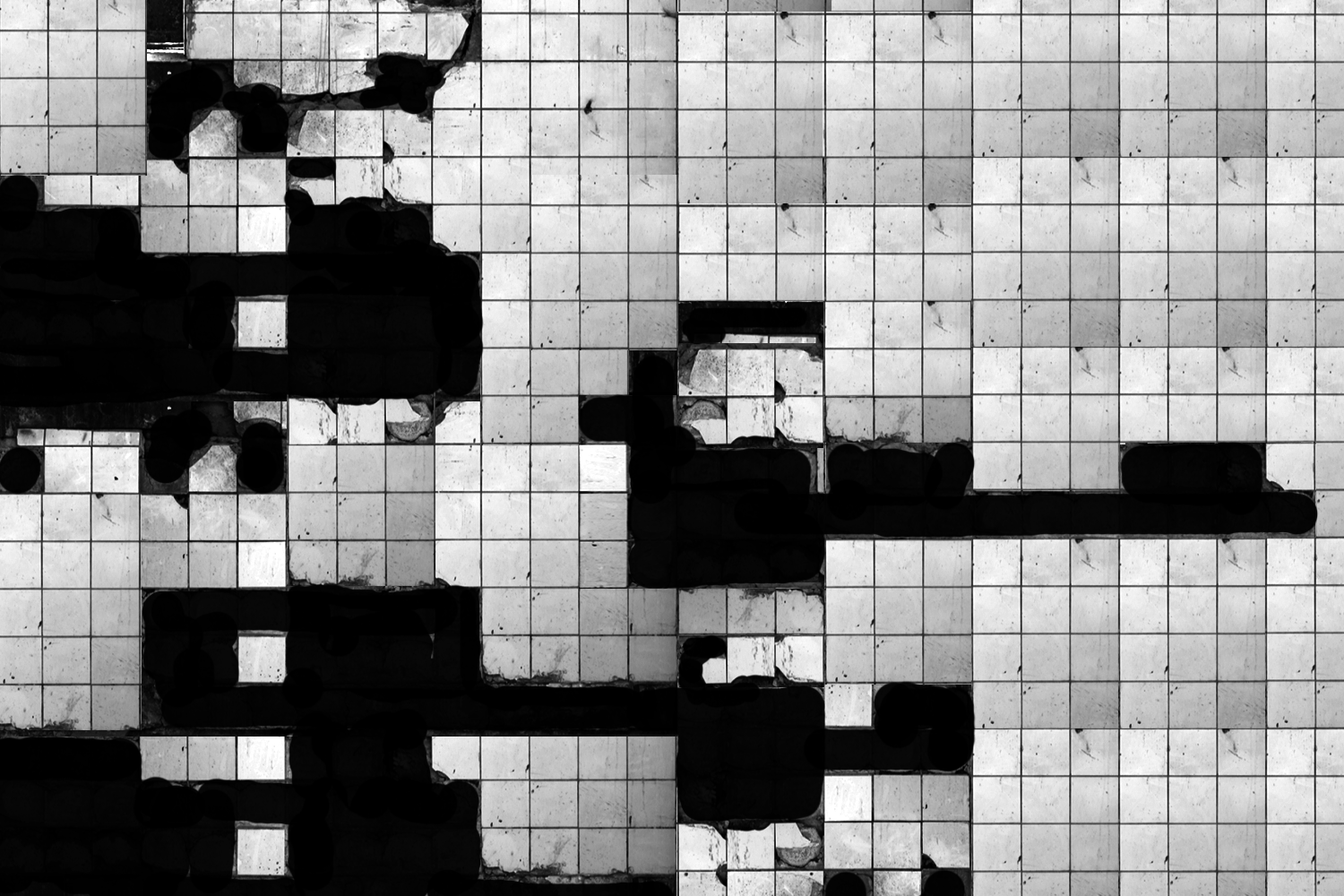
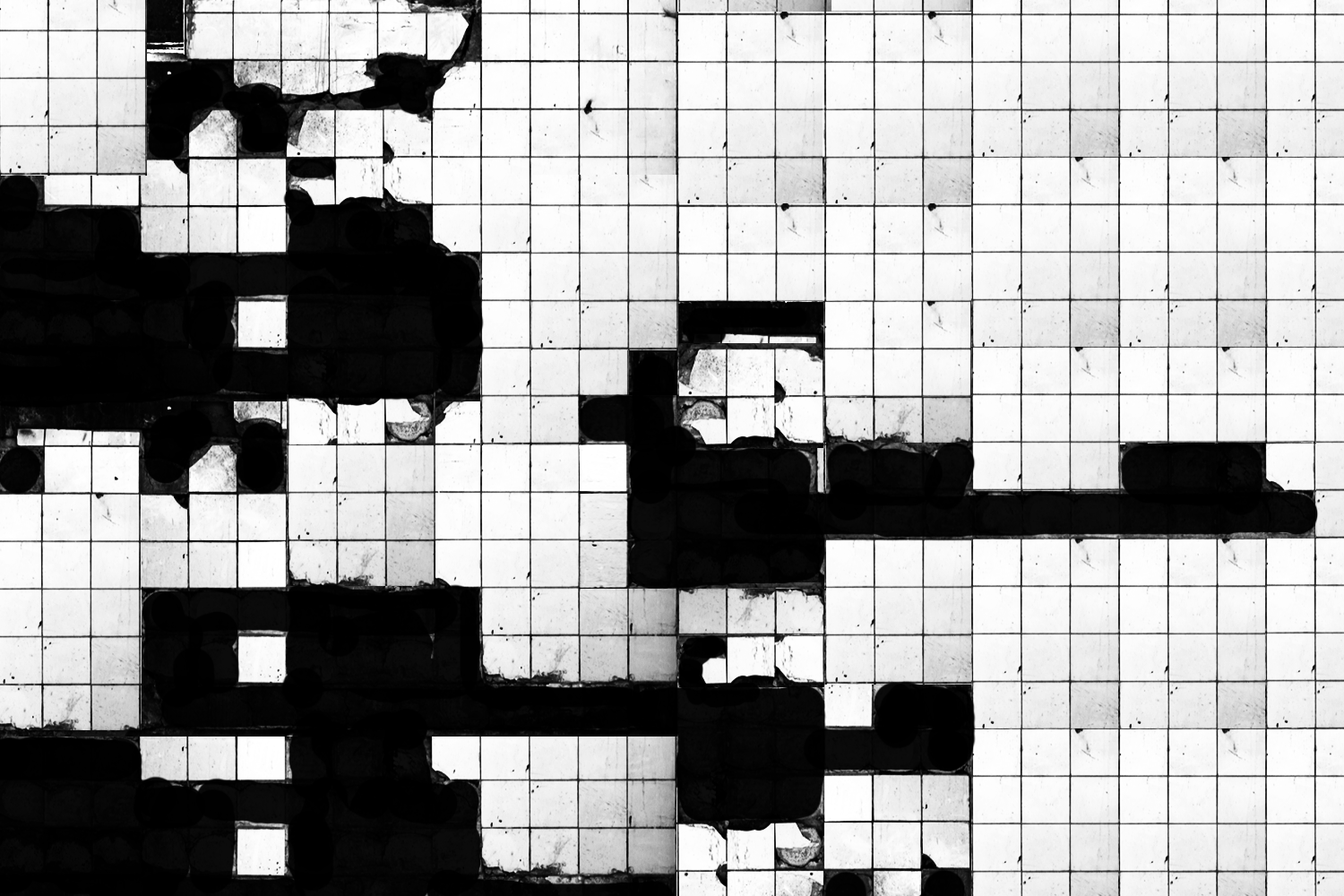
The second 1344 × 896 image is a revision of the first. Changes to its layers:
painted on "Layer 1" over (x1=0, y1=0, x2=1344, y2=896)
